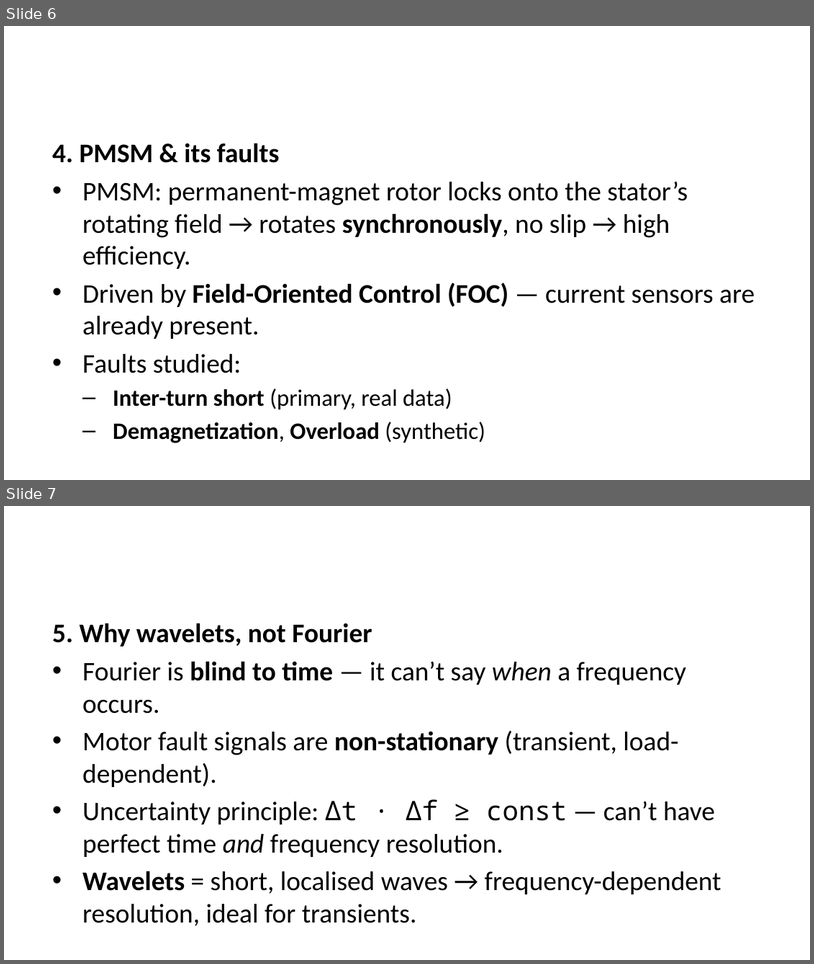
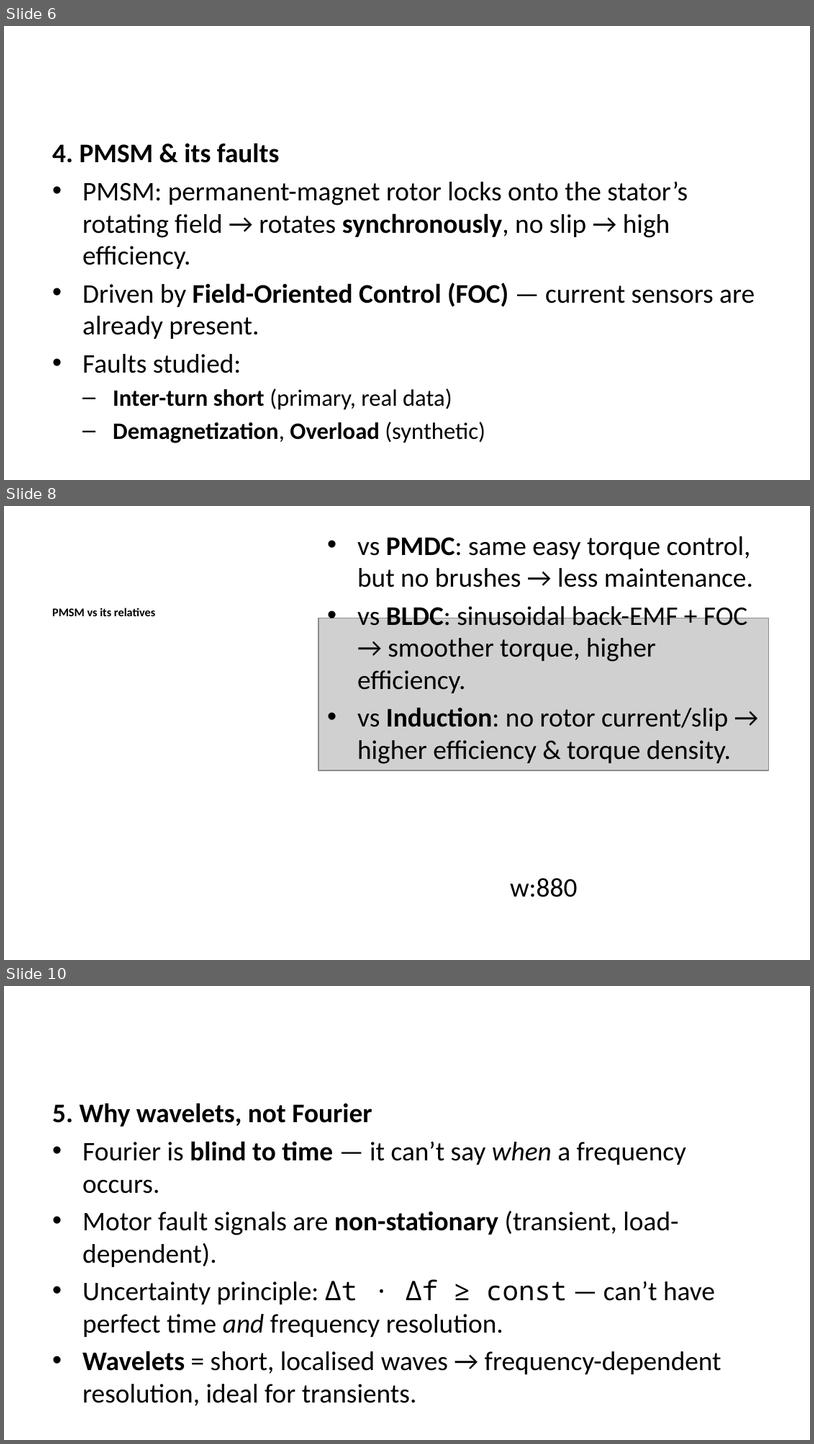
Before and after one commit to molhamfetnah/pmsm-fault-diagnosis-cnn-scalogram, a slide deck: docs/build/slides.pptx. Shown one above the other, each under a label of ours: slides 6 and 7 before the commit, slides 6, 8 and 10 after it; the slides between them are not shown. The pictures are 814x964 and 814x1444 pixels, drawn with LibreOffice and Linux fonts; fonts in the diff are those of the drawing; grey boxes stand for pictures. Boxes give left, top, right and bottom in pixels: in the first picture for what was removed or moved away, otherwise in the second. Text is boxed around its words. In the diff, an @@ line names an element or a change of style, - is before the commit and + after.

```diff
--- a/docs/build/slides.pptx
+++ b/docs/build/slides.pptx
@@ slide 8 added at (4,506,810,960), background #FFFFFF @@
@@ text added at (358,536,754,764), 24 pt, text #000000 @@
+• vs PMDC: same easy torque control, but no brushes → less maintenance.
+• vs BLDC: sinusoidal back-EMF + FOC → smoother torque, higher efficiency.
+• vs Induction: no rotor current/slip → higher efficiency & torque density.
@@ text added at (52,608,155,616), 10.5 pt, text #000000, bold @@
+PMSM vs its relatives
@@ picture added at (319,618,769,770) @@
@@ text added at (510,878,577,897), 24 pt, text #000000 @@
+w:880
@@ what was slide 7 is now slide 10 @@
```
Also in this commit, not shown: 2 other slides added, 14 other files.
